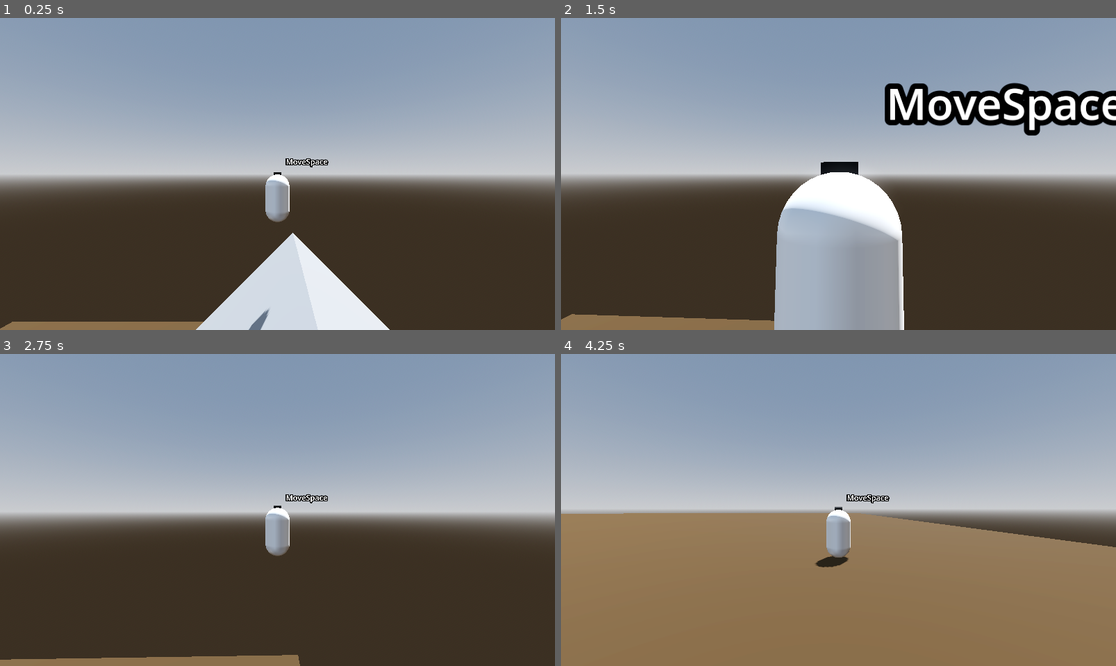
Above: before the commit, frames 1-4 (two rows, left to right).
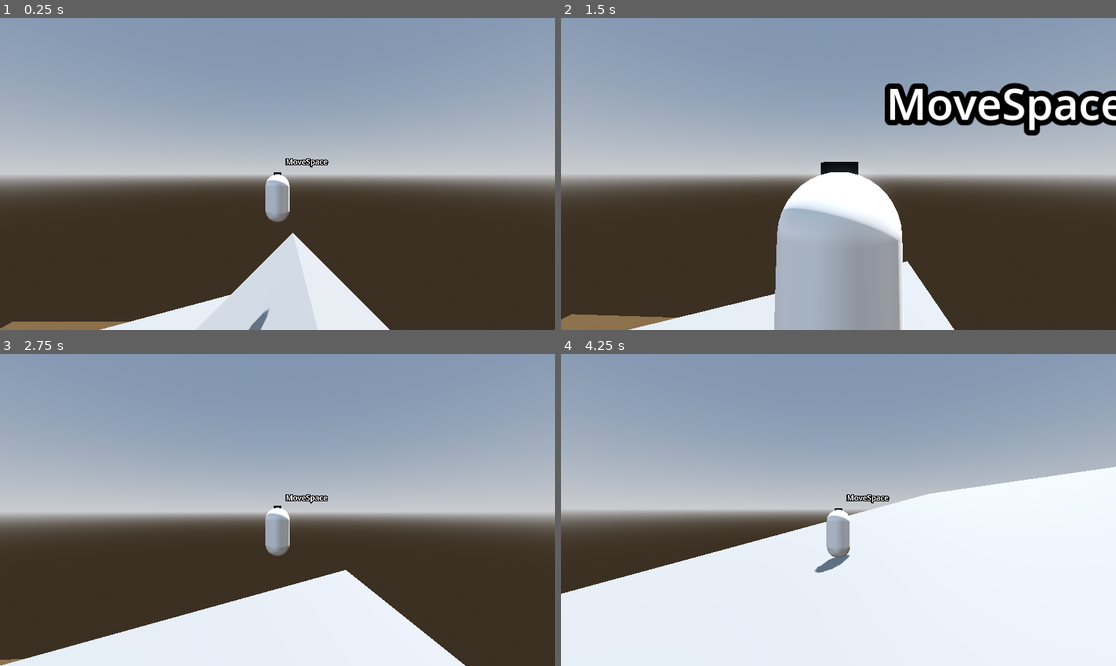
Above: after the commit, the same moments.

Repository: Gjosti/dev-sandbox
Game: Godot game, scene res://Levels/sandbox_level.tscn
Same seed, same stepped clock (60 frames per second), same inputs: the game is played once before the commit and once after it.
Inputs (mouse positions are in pixels of both pictures, inside the frame that each line leads up to):
- Up to frame 1 (0.25 s): no input
- Up to frame 2 (1.5 s): move the mouse to (866, 174) at 0.52 s; press the mouse at (866, 174) at 0.53 s; hold W (move_forward) from 0.53 s (still down); tap Space (jump) at 0.77 s; move the mouse to (810, 174) at 1.27 s; release the mouse at (810, 174) at 1.28 s; tap Ctrl (crouch) at 1.35 s
- Up to frame 3 (2.75 s): keep holding W (move_forward); tap Space (jump) at 1.52 s; move the mouse to (288, 503) at 2.02 s; hold Shift (dash) from 2.03 s (still down)
- Up to frame 4 (4.25 s): keep holding W (move_forward); move the mouse to (832, 516) at 2.77 s; release Shift (dash) at 2.78 s; tap Mouse wheel down (scroll_backward) at 2.85 s; click (832, 516) at 2.92 s; tap Space (jump) at 3.02, 3.77 s; move the mouse to (877, 513) at 3.52 s; hold Mouse wheel up (scroll_forward) from 3.53 s (still down)

The runs differ from the first frame. In frame 1, 1.0% of the frame differs, in the area x 18-42%, y 88-100%; in frame 2, 2.6%; in frame 3, 13%; in frame 4, 52%, in the area x 0-100%, y 36-100%.

Commit message:
sliding fun

Diff:
--- a/Levels/sandbox_level.tscn
+++ b/Levels/sandbox_level.tscn
@@ -162,9 +162,14 @@
 mesh = SubResource("PrismMesh_qag8g")
 
 [node name="CSGBox3D" type="CSGBox3D" parent="ObstacleCourse"]
-transform = Transform3D(0.69906455, 0.71505857, 0, -0.71505857, 0.69906455, 0, 0, 0, 1, 42.20629, 53.944805, 85.33707)
+transform = Transform3D(0.69906455, 0.71505857, 0, -0.71505857, 0.69906455, 0, 0, 0, 1, 42.20629, 53.944805, 66.75157)
 use_collision = true
-size = Vector3(6.78, 100, 100)
+size = Vector3(6.78, 100, 50)
+
+[node name="CSGBox3D2" type="CSGBox3D" parent="ObstacleCourse"]
+transform = Transform3D(0.25881907, 0.9659258, 0, -0.9659258, 0.25881907, 0, 0, 0, 1, 42.20629, 53.944805, -4.205246)
+use_collision = true
+size = Vector3(6.78, 100, 50)
 
 [connection signal="input_event" from="OutlinePlayground/MouseHoverOutlineBox/MeshInstance3D/StaticBody3D" to="OutlinePlayground/MouseHoverOutlineBox" method="_on_static_body_3d_input_event"]
 [connection signal="mouse_entered" from="OutlinePlayground/MouseHoverOutlineBox/MeshInstance3D/StaticBody3D" to="OutlinePlayground/MouseHoverOutlineBox" method="_on_static_body_3d_mouse_entered"]
